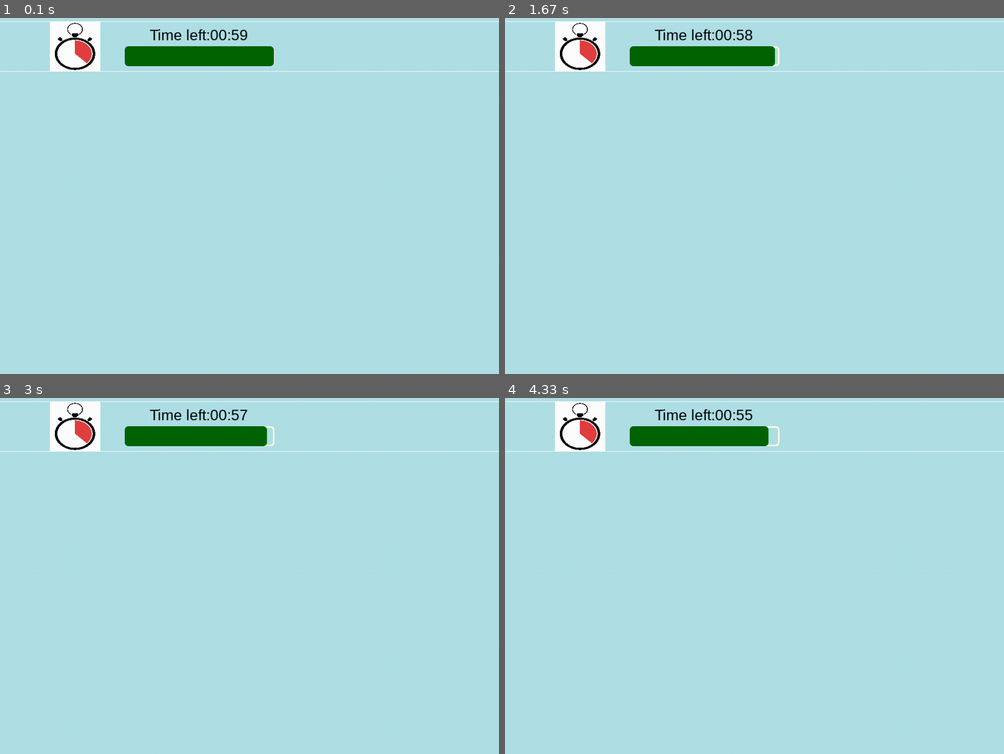
Above: before the commit, frames 1-4 (two rows, left to right).
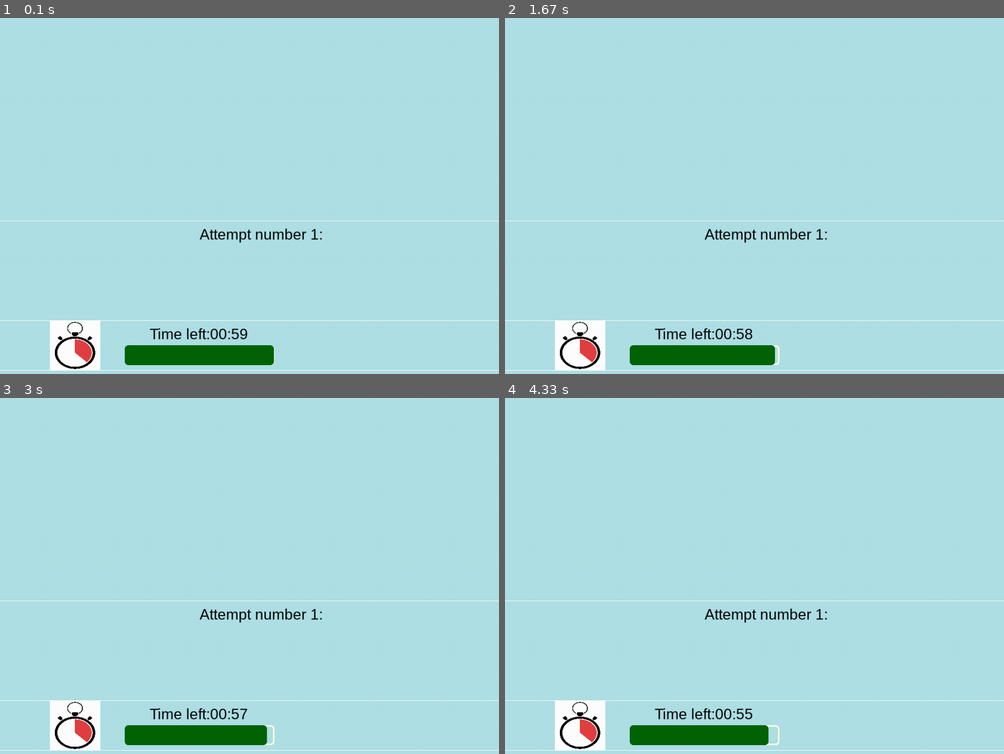
Above: after the commit, the same moments.

Repository: Michal1898/MM_Pygame
Game: pygame game, started from main.py
Two runs of this game, one before a commit and one after it. Both use one fixed random seed, a clock stepped at 60 frames per second and the inputs below.
Inputs:
- Up to frame 1 (0.1 s): no input
- Up to frame 2 (1.67 s): no input
- Up to frame 3 (3 s): no input
- Up to frame 4 (4.33 s): no input

The runs differ from the first frame. In frame 1, 7.8% of the frame differs, in the area x 0-100%, y 0-100%; in frame 2, 7.7%; in frame 3, 7.7%; in frame 4, 7.6%.

Commit message:
basic for active attemp

Diff:
--- a/main.py
+++ b/main.py
@@ -37,7 +37,7 @@
 run = True
 while run and the_game.is_running():
 	screen.fill(bg_color)
-
+#time bar
 	time_for_game=the_game.return_time_for_game()
 	#print(time_for_game.total_seconds())
 
@@ -54,7 +54,7 @@
 		time_rest_text = f'Time left:{time_rest_m:02d}:{time_rest_sec:02d}'
 	print(time_rest_text)
 
-	draw_text(time_rest_text, text_font, 0x000000, 300,210)
+
 
 	for event in pygame.event.get():
 		if event.type == pygame.QUIT:
@@ -74,15 +74,23 @@
 		time_color = 0xff4500
 
 	print(ratio, time_color, the_game.check_time_to_left())
-	pygame.draw.line(screen, (255, 255, 255), (100, 200), (100, 300))
-	pygame.draw.line(screen, (255, 255, 255), (200, 200), (200, 300))
-	pygame.draw.line(screen, (255, 255, 255), (0, 200), (screen_width, 200))
-	pygame.draw.line(screen, (255, 255, 255), (0, 300), (screen_width, 300))
 
-	screen.blit(clock_img, (100, 200))
-	pygame.draw.rect(screen, 0xffffe0	, (250, 250, 300, 40), width=3,border_radius=7)
-	pygame.draw.rect(screen, time_color, (250, 250, 300 * ratio, 40), width=0, border_radius=7)
+	draw_text(time_rest_text, text_font, 0x000000, 300,810)
+	pygame.draw.line(screen, (255, 255, 255), (100, 800), (100, 900))
+	pygame.draw.line(screen, (255, 255, 255), (200, 800), (200, 900))
+	pygame.draw.line(screen, (255, 255, 255), (0, 800), (screen_width, 800))
+	pygame.draw.line(screen, (255, 255, 255), (0, 900), (screen_width, 900))
 
+	screen.blit(clock_img, (100, 800))
+	pygame.draw.rect(screen, 0xffffe0	, (250, 850, 300, 40), width=3,border_radius=7)
+	pygame.draw.rect(screen, time_color, (250, 850, 300 * ratio, 40), width=0, border_radius=7)
+
+# active attempt
+	att_no = the_game.active_attempt()
+	active_att = f'Attempt number {att_no +1}:'
+
+	pygame.draw.line(screen, (255, 255, 255), (0, 600), (screen_width, 600))
+	draw_text(active_att, text_font, 0x000000, 400,610)
 
 	pygame.display.update()
 
